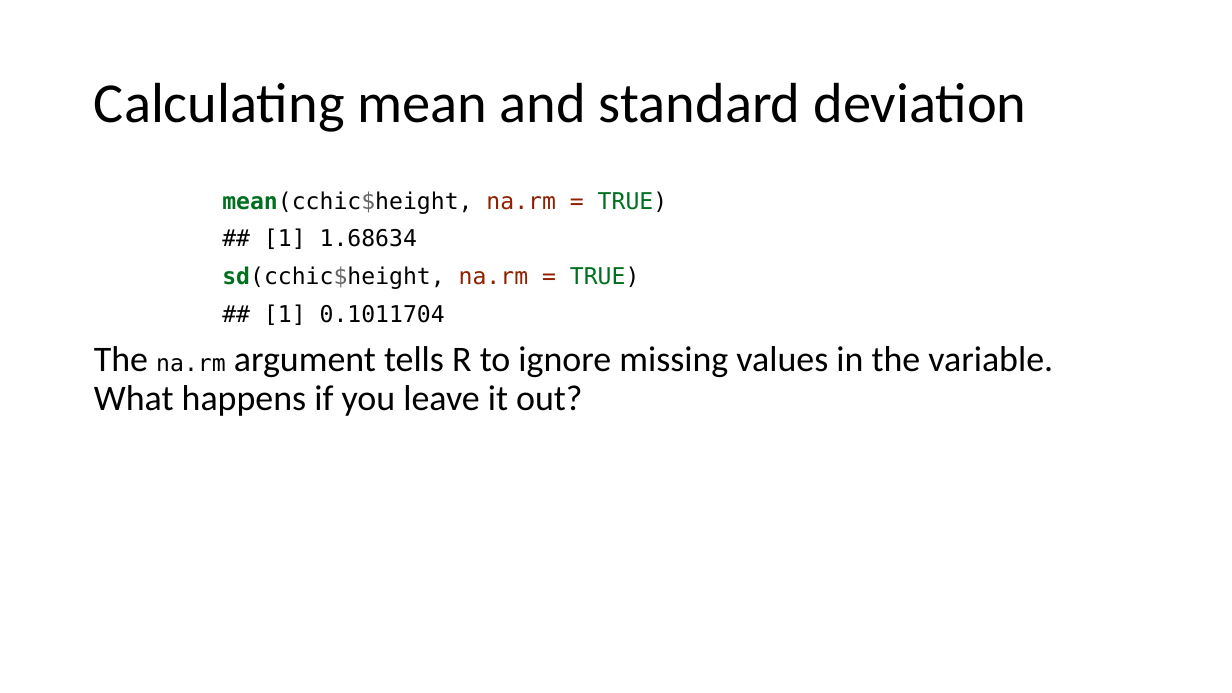
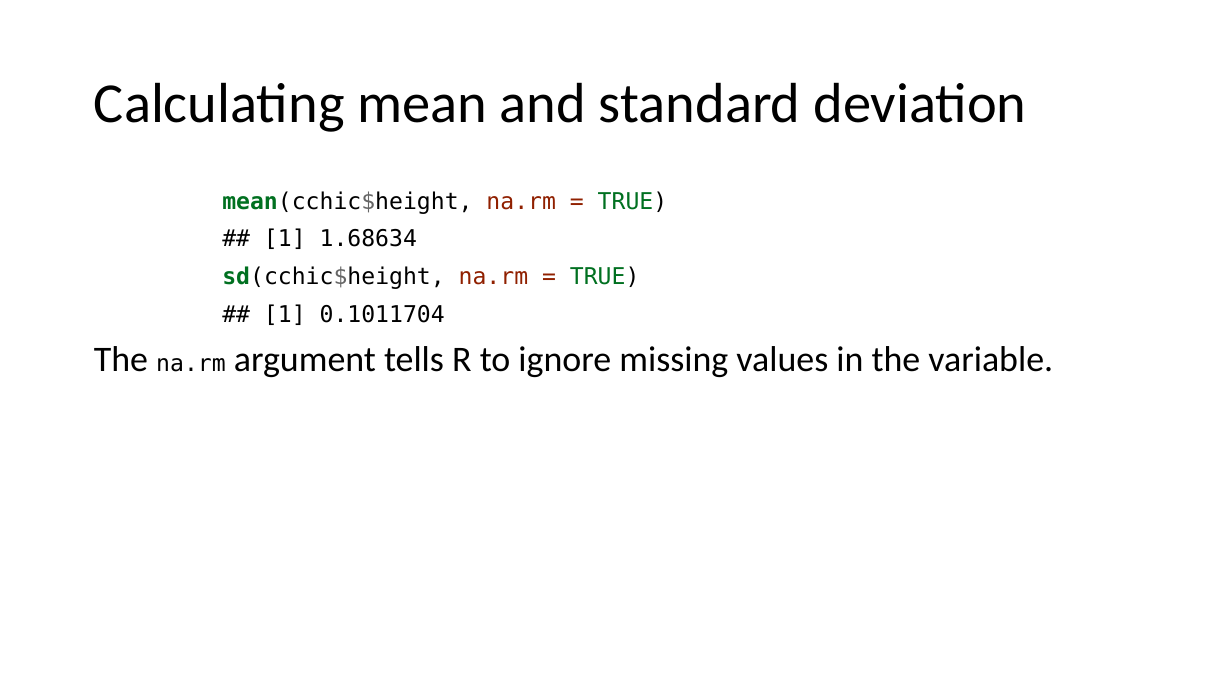
Before and after one commit to uclh-criu/learning-datascience, a slide deck: slide 19 of Workshops/Workshop6.pptx. Drawn at 1232x693 pixels with LibreOffice and Linux fonts; fonts in the diff are those of the drawing. Boxes give left, top, right and bottom in pixels: in the first picture for what was removed or moved away, otherwise in the second. Text is boxed around its words. In the diff, an @@ line names an element or a change of style, - is before the commit and + after.

```diff
--- a/Workshops/Workshop6.pptx
+++ b/Workshops/Workshop6.pptx
@@ text at [94,346,1053,377]: text changed @@
-The na.rm argument tells R to ignore missing values in the variable. What happens if you leave it out?
+The na.rm argument tells R to ignore missing values in the variable.
```
Also in this commit, not shown: 1 other slide changed, 7 other files.
